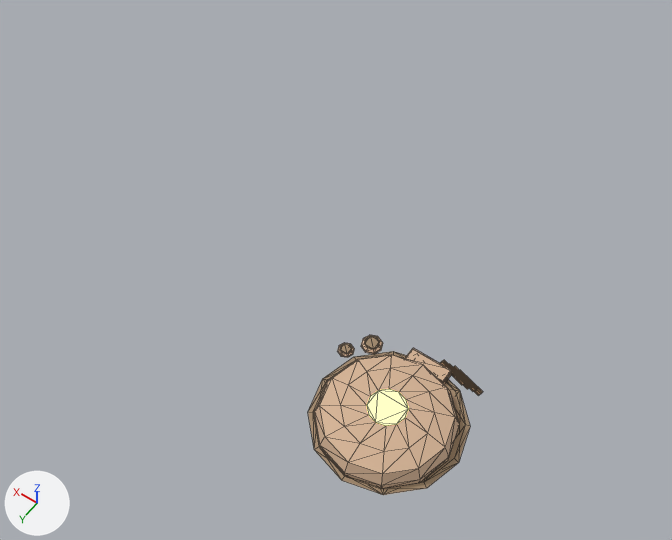
The glTF model assets/3d/models/building_kiln_foundation.glb as it was, and as the next commit left it.
One viewpoint serves both versions: a camera (50 mm lens) standing at (-2.32, 3.37, 4.8) and looking at (-0.1, 0.25, -0.09). Arrows for +X, +Y and +Z are at lower left; the lights stay in place. The older version comes first. Mesh edges are drawn as thin lines. Vertices at exactly the same position are counted once.

Names of what the first picture shows: 'building_kiln_foundation'.
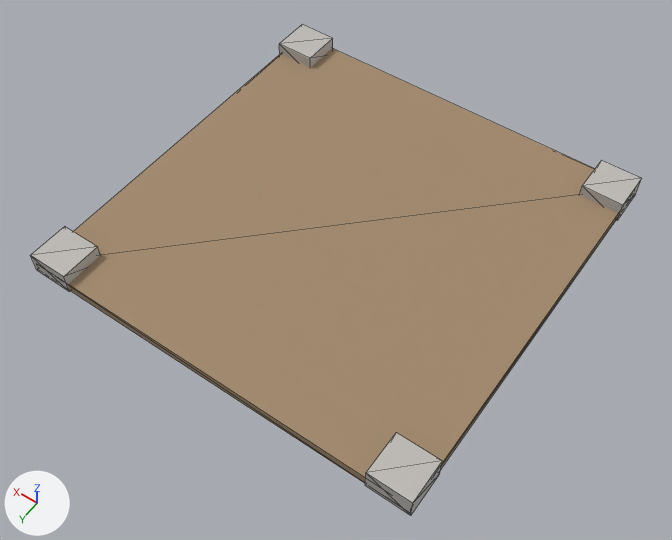
What changed in the scene script:
```text
Add mat_stone:
    mat_stone = principled_material('stone')
    mat_stone.base_color = (0.52, 0.5, 0.47)  # light grey #bfbcb6
    mat_stone.roughness = 0.85
Change me_building_kiln_foundation:
    used by ob_building_kiln_foundation; location = (0.0, 0.0, 0.0)
    remove me_building_kiln_foundation.from_pydata(...)  # 236 vertices, 424 faces; spans x -1.5..-0.5, y 0.5..1.5, z 0.0..0.18
    add me_building_kiln_foundation.from_pydata(...)  # 40 vertices, 60 faces; spans x -1.45..1.45, y -1.45..1.45, z 0.0..0.16
    me_building_kiln_foundation part 1: a new loose piece, a box spanning x -1.45..-1.15, y -1.45..-1.15, z 0.0..0.16, in mat_stone (light grey #bfbcb6)
    me_building_kiln_foundation part 2: a new loose piece, a box spanning x -1.45..-1.15, y 1.15..1.45, z 0.0..0.16, in mat_stone (light grey #bfbcb6)
    me_building_kiln_foundation part 3: a new loose piece, a box spanning x 1.15..1.45, y -1.45..-1.15, z 0.0..0.16, in mat_stone (light grey #bfbcb6)
    me_building_kiln_foundation part 4: a new loose piece, a box spanning x 1.15..1.45, y 1.15..1.45, z 0.0..0.16, in mat_stone (light grey #bfbcb6)
    me_building_kiln_foundation part 5: a new loose piece, a box spanning x -1.44..1.44, y -1.44..1.44, z 0.0..0.07, in mat_earth (beige #a2896c)
    me_building_kiln_foundation part 6: the loose piece of 60 vertices spanning x -1.446..-0.608, y 0.637..1.473, z 0.01..0.18 is deleted
    me_building_kiln_foundation part 7: the loose piece of 40 vertices spanning x -0.608..-0.5, y 0.734..0.841, z 0.0..0.027 is deleted
    me_building_kiln_foundation part 8: the loose piece of 40 vertices spanning x -0.731..-0.591, y 0.594..0.734, z 0.0..0.038 is deleted
    me_building_kiln_foundation part 9: the loose piece of 24 vertices spanning x -1.5..-0.554, y 0.557..1.5, z 0.0..0.012 is deleted
    me_building_kiln_foundation part 10: the loose piece of 10 vertices spanning x -1.269..-1.07, y 0.5..0.593, z 0.01..0.019 is deleted
    me_building_kiln_foundation part 11: the loose piece of 10 vertices spanning x -1.382..-1.182, y 0.5..0.593, z 0.001..0.01 is deleted
    me_building_kiln_foundation part 12: the loose piece of 10 vertices spanning x -1.344..-1.145, y 0.5..0.593, z 0.01..0.019 is deleted
    me_building_kiln_foundation part 13: the loose piece of 8 vertices spanning x -1.161..-0.892, y 0.562..0.659, z 0.042..0.055 is deleted
    other edits to the shape of me_building_kiln_foundation do not show in these pictures
    remove me_building_kiln_foundation.materials.append(mat_clay)  # beige #d4b395
    remove me_building_kiln_foundation.materials.append(mat_glow)  # orange #ffb350, glowing orange #ffb350
    remove me_building_kiln_foundation.materials.append(mat_trunk)  # brown #957655
    remove me_building_kiln_foundation.materials.append(mat_wood)  # beige #c8aa81
    add me_building_kiln_foundation.materials.append(mat_stone)  # light grey #bfbcb6
```

Changed parts and their boxes (x1, y1, x2, y2) in the pictures (672 x 540 px):
'building_kiln_foundation', reshaped (248% wider, 206% taller): before (308, 335, 483, 495); after (31, 24, 642, 515)
part 1 of me_building_kiln_foundation, added: after (579, 160, 642, 220)
part 2 of me_building_kiln_foundation, added: after (365, 432, 442, 515)
part 3 of me_building_kiln_foundation, added: after (279, 24, 333, 67)
part 4 of me_building_kiln_foundation, added: after (31, 226, 100, 292)
part 5 of me_building_kiln_foundation, added (beige): after (68, 48, 618, 483)
part 6 of me_building_kiln_foundation, deleted: before (314, 355, 460, 489)
part 7 of me_building_kiln_foundation, deleted: before (337, 343, 355, 357)
part 8 of me_building_kiln_foundation, deleted: before (361, 335, 383, 354)
part 9 of me_building_kiln_foundation, deleted: before (308, 351, 470, 495)
part 10 of me_building_kiln_foundation, deleted: before (440, 360, 465, 385)
part 11 of me_building_kiln_foundation, deleted: before (460, 370, 483, 395)
part 12 of me_building_kiln_foundation, deleted: before (452, 366, 477, 391)
part 13 of me_building_kiln_foundation, deleted (beige): before (405, 348, 451, 382)
